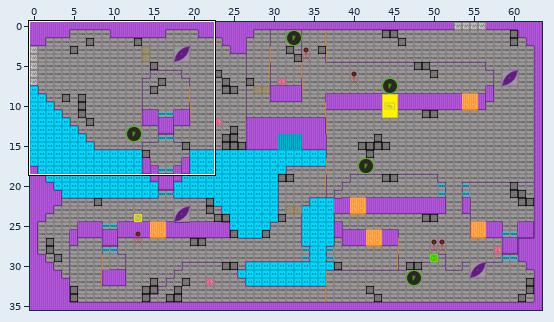
Level history. Tiled map (JSON): assets/data/level1_greyboxing.tmj. Above: a wide view before the commit, with the close-up outlined.
Close-up. Before the edit:
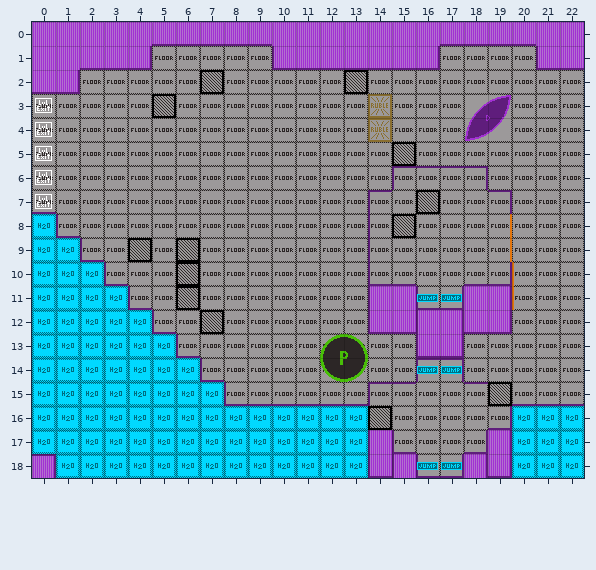
Cells are 24x24 px. Shown: x 0..22, y 0..18. The commit also changed other parts of the map, which this record leaves out.
And afterwards:
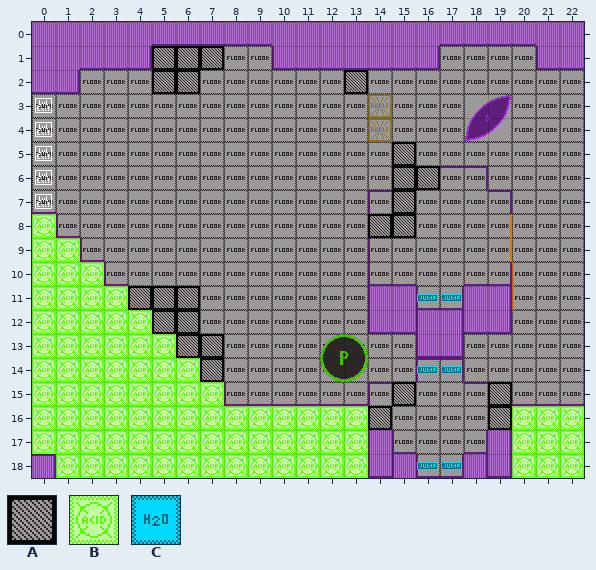
Key: from "hive_DESI_GreyboxingTileset_23": A 7, B 27, C 44.
_ is an empty cell, . an unchanged one.
Changes in this commit:
--- layer "Background 1"
@@ x 0..22 @@
- 8 C......................
- 9 CC.....................
-10 CCC....................
-11 CCCC...................
-12 CCCCC..................
-13 CCCCCC.................
-14 CCCCCCC................
-15 CCCCCCCC...............
-16 CCCCCCCCCCCCCC......CCC
-17 CCCCCCCCCCCCCC......CCC
-18 .CCCCCCCCCCCCC......CCC
+ 8 B......................
+ 9 BB.....................
+10 BBB....................
+11 BBBB...................
+12 BBBBB..................
+13 BBBBBB.................
+14 BBBBBBB................
+15 BBBBBBBB...............
+16 BBBBBBBBBBBBBB......BBB
+17 BBBBBBBBBBBBBB......BBB
+18 .BBBBBBBBBBBBB......BBB
--- layer "Non-Interactables 1"
@@ x 5..7 @@
- 1 ___
- 2 __A
- 3 A..
+ 1 AAA
+ 2 AA_
+ 3 _..
@@ x 4..7 @@
- 9 A.A.
-10 ..A.
-11 __..
-12 .__A
-13 ..__
-14 ..._
+ 9 _._.
+10 .._.
+11 AA..
+12 .AA_
+13 ..AA
+14 ...A
--- layer "Non-Interactables 2"
@@ x 14..16 @@
- 6 .__
- 7 ._A
- 8 _..
+ 6 .AA
+ 7 .A_
+ 8 A..
@@ x 15..19 @@
-15 _....
-16 ...._
+15 A....
+16 ....A
Changed places in both close-ups, as pixel boxes (x1, y1, x2, y2):
changed: (152, 46, 224, 118)
changed: (368, 166, 440, 238)
changed: (32, 214, 368, 478)
added: (392, 382, 416, 406)
changed: (488, 406, 584, 478)
